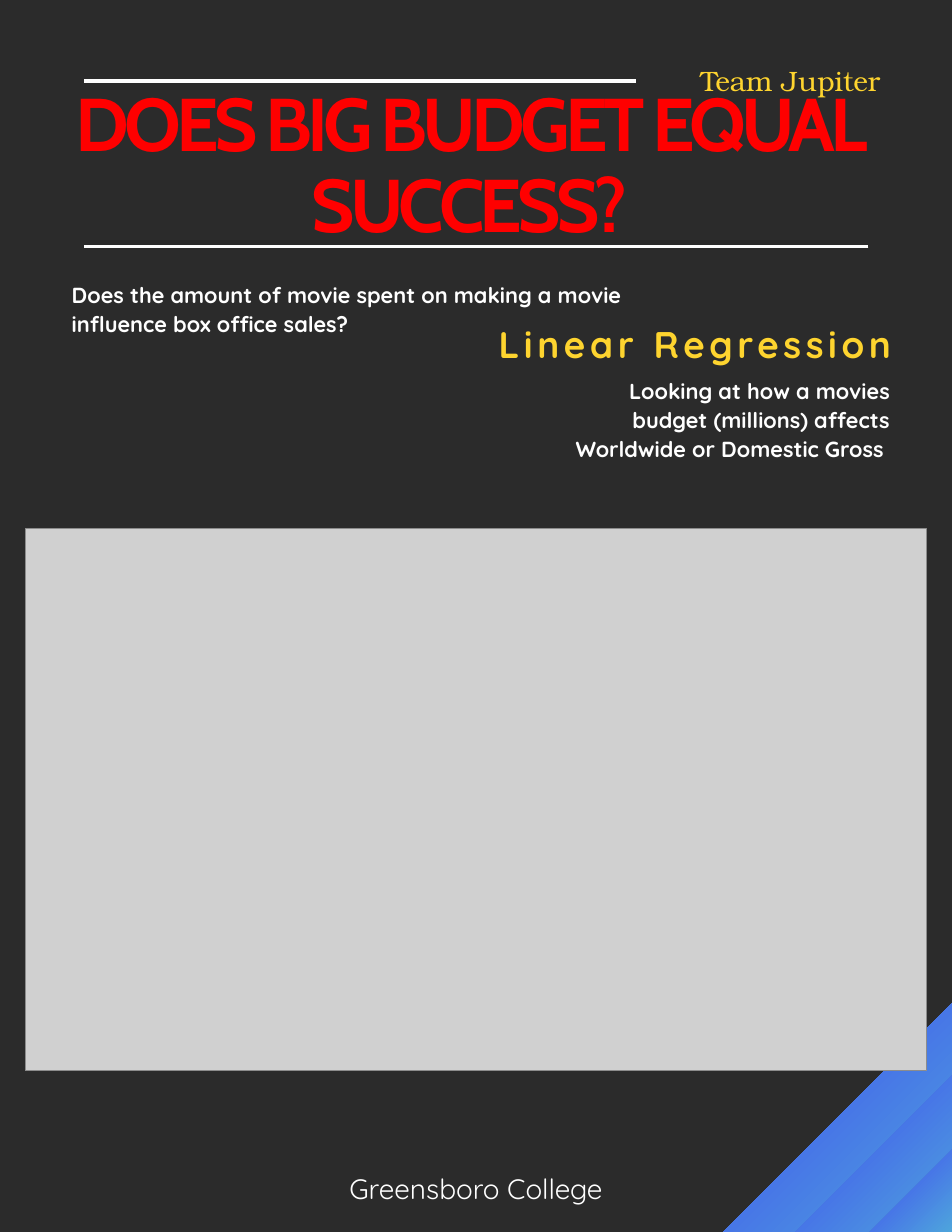
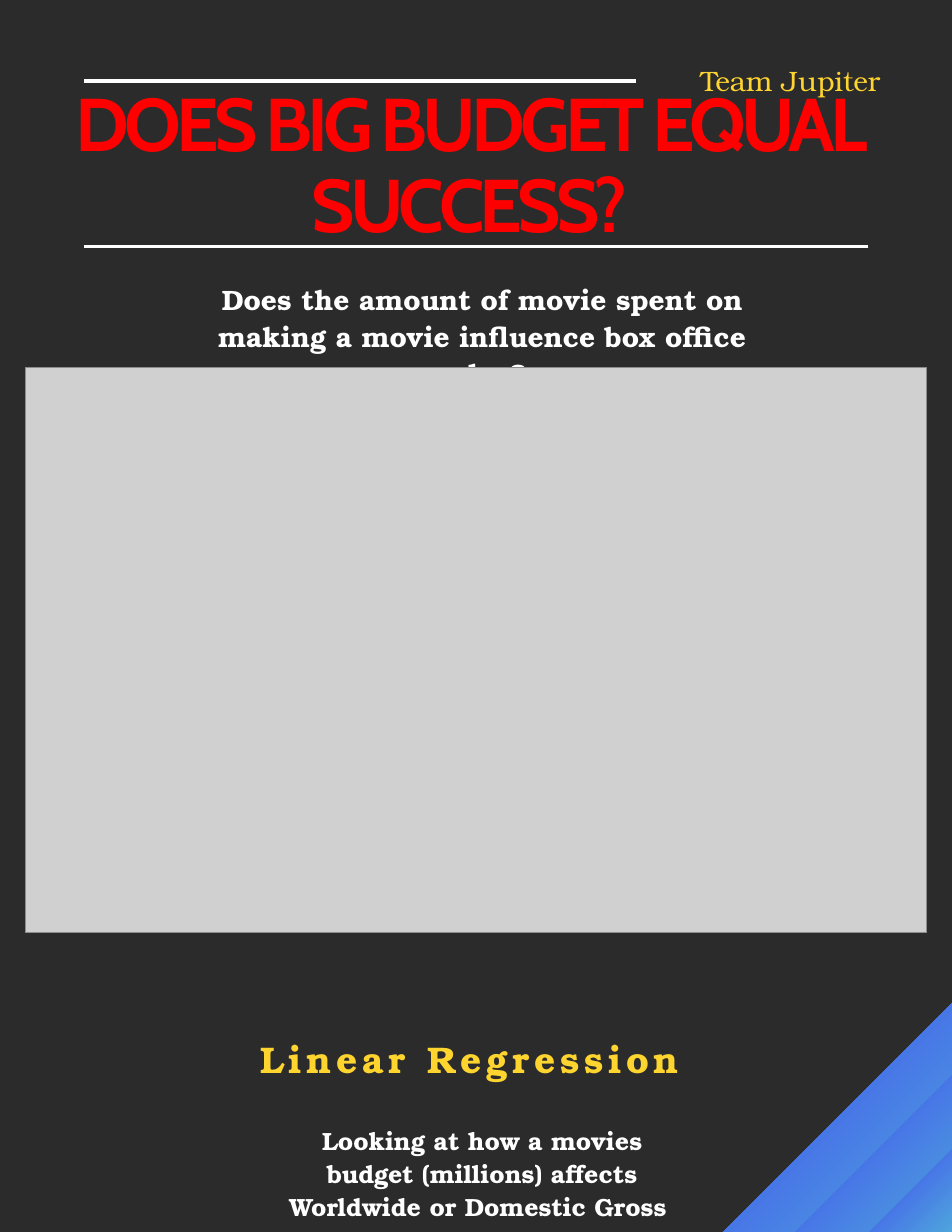
Before and after one commit to IanFranklin/Final_Project_Team_Jupiter, a slide deck: slide 10 of Media/Box Office Success.pptx (slide 7 before the commit). Drawn at 952x1232 pixels with LibreOffice and Linux fonts; fonts in the diff are those of the drawing; grey boxes stand for pictures; background and template pictures are left out; a plain dark background stands for a picture behind light text. Boxes give left, top, right and bottom in pixels: in the first picture for what was removed or moved away, otherwise in the second. Text is boxed around its words. In the diff, an @@ line names an element or a change of style, - is before the commit and + after.

```diff
--- a/Media/Box Office Success.pptx
+++ b/Media/Box Office Success.pptx
@@ text "Does the amount of movie ...": place and size @@
-text "Does the amount of movie ..." at [72, 287, 621, 333]
+text "Does the amount of movie ..." at [218, 288, 746, 354]
@@ text "Does the amount of movie ..." at [218, 288, 746, 354]: size 14 to 18 pt, font Quicksand to TeX Gyre Bonum; alignment left to centre @@
@@ picture: place and size @@
-picture at [26, 529, 927, 1071]
+picture at [26, 368, 927, 933]
@@ text "Linear Regression": place and size @@
-text "Linear Regression" at [499, 331, 891, 366]
+text "Linear Regression" at [260, 1044, 679, 1082]
@@ text "Linear Regression" at [260, 1044, 679, 1082]: font Quicksand to TeX Gyre Bonum; alignment left to centre @@
@@ text "Looking at how a movies ...": place and size @@
-text "Looking at how a movies ..." at [576, 383, 890, 458]
+text "Looking at how a movies ..." at [289, 1131, 666, 1217]
@@ text "Looking at how a movies ..." at [289, 1131, 666, 1217]: size 14 to 16 pt, font Quicksand to TeX Gyre Bonum; alignment right to centre @@
@@ text removed at [349, 1178, 602, 1205] @@
-Greensboro College
```
Also in this commit, not shown: 9 other slides changed, 8 slides added, 4 slides removed, 28 other files.
